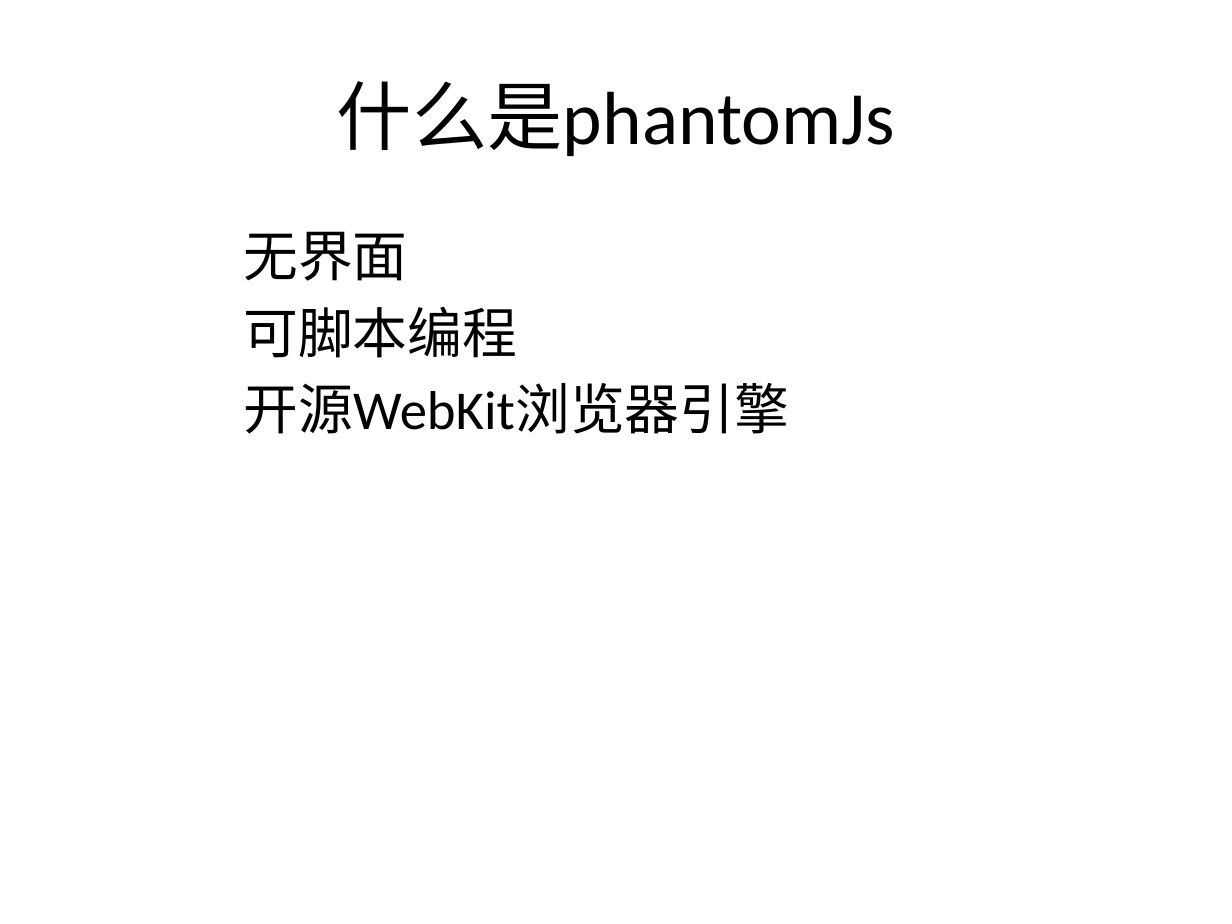
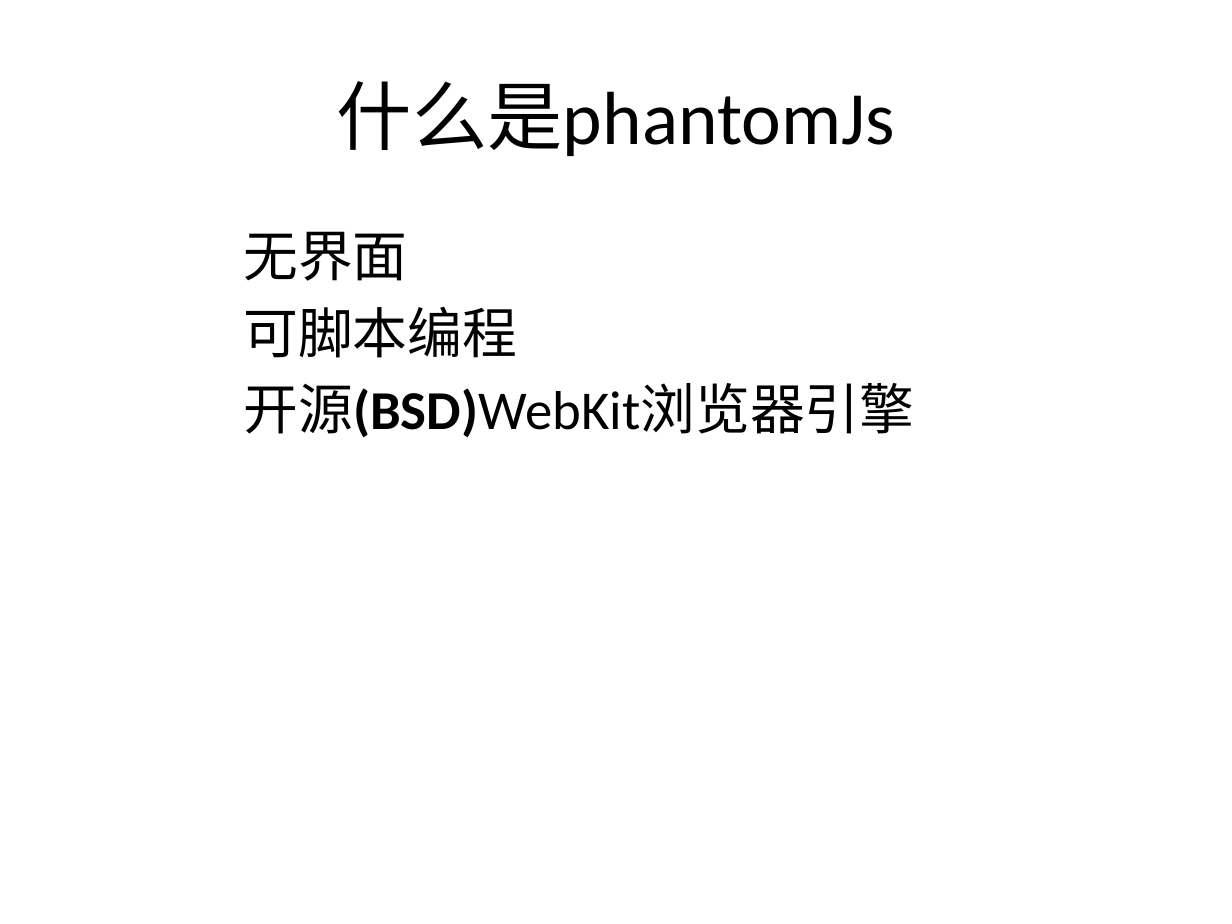
Before and after one commit to zcs19871221/mydoc, a slide deck: slide 3 of phantomJs介绍-张成思.pptx. Drawn at 1232x924 pixels with LibreOffice and Linux fonts; fonts in the diff are those of the drawing. Boxes give left, top, right and bottom in pixels: in the first picture for what was removed or moved away, otherwise in the second. Text is boxed around its words. In the diff, an @@ line names an element or a change of style, - is before the commit and + after.

```diff
--- a/phantomJs介绍-张成思.pptx
+++ b/phantomJs介绍-张成思.pptx
@@ text at [243,383,914,437]: text changed @@
-开源WebKit浏览器引擎
+开源(BSD)WebKit浏览器引擎
```
Also in this commit, not shown: 6 other slides changed, 2 slides added, 2 slides removed, 1 other file.
